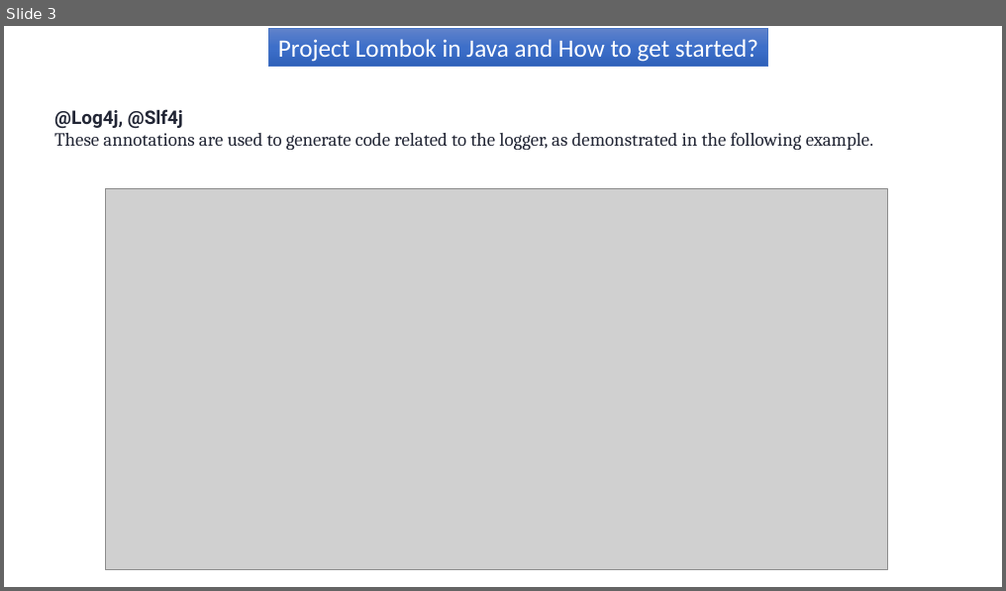
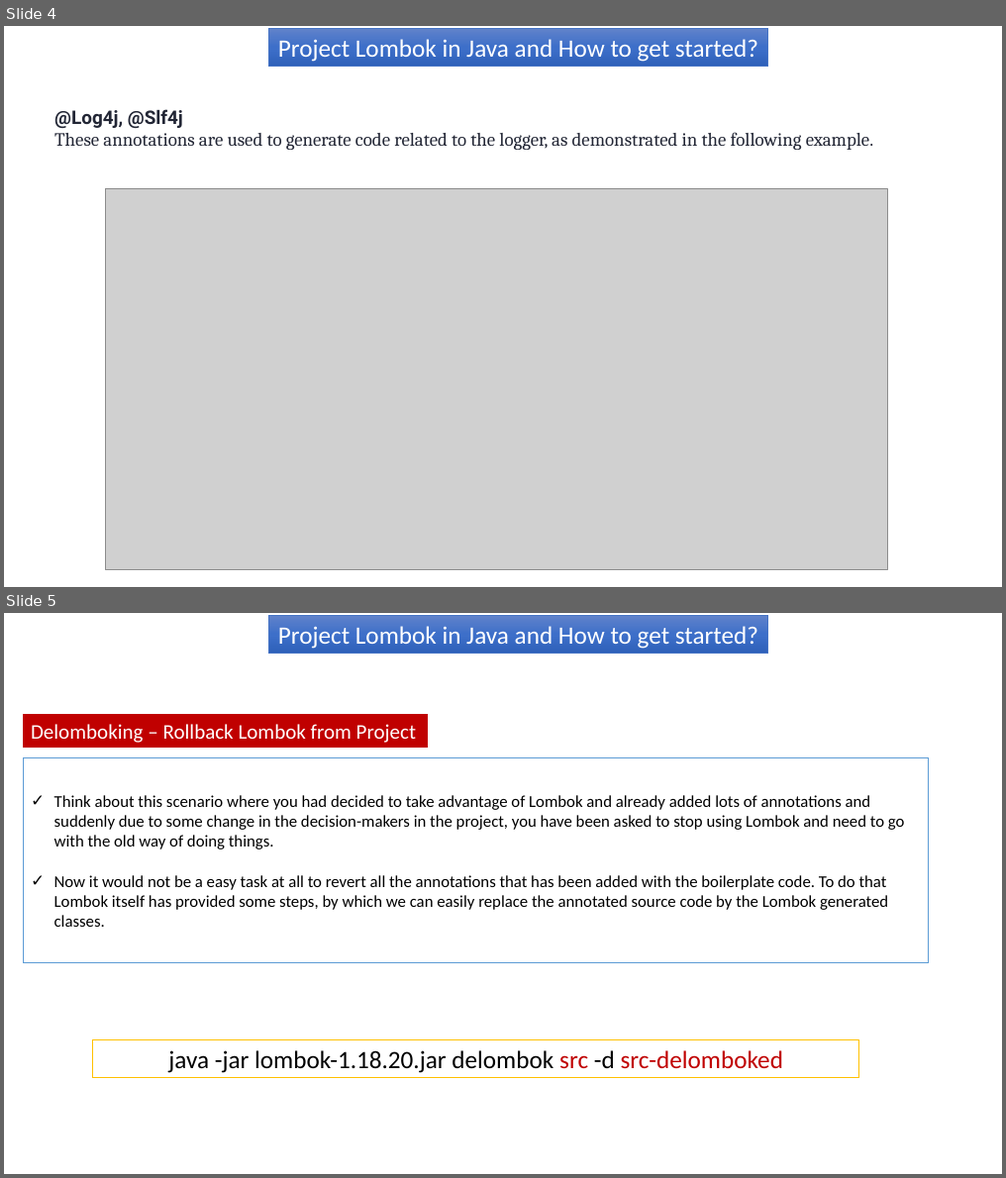
Before and after one commit to ramram43210/Java_2021, a slide deck: Java_2021/Project_Lombok_how_to-use/Project Lombok in Java and How to get started.pptx. Shown one above the other, each under a label of ours: slide 3 before the commit, slides 4 and 5 after it. The pictures are 1006x591 and 1006x1178 pixels, drawn with LibreOffice and Linux fonts; fonts in the diff are those of the drawing; grey boxes stand for pictures. Boxes give left, top, right and bottom in pixels: in the first picture for what was removed or moved away, otherwise in the second. Text is boxed around its words. In the diff, an @@ line names an element or a change of style, - is before the commit and + after.

```diff
--- a/Java_2021/Project_Lombok_how_to-use/Project Lombok in Java and How to get started.pptx
+++ b/Java_2021/Project_Lombok_how_to-use/Project Lombok in Java and How to get started.pptx
@@ slide 5 added at (4, 613, 1002, 1174), background #FFFFFF @@
@@ rectangle added at (269, 615, 768, 653), fill gradient #6183CB to #3E70CA to #3062BB, outline #4472C4 0.5 pt, 24 pt, text #FFFFFF @@
+Project Lombok in Java and How to get started?
@@ rectangle added at (24, 714, 427, 747), fill #C00000, outline #C00000 0.5 pt, 20 pt, text #FFFFFF @@
+Delomboking – Rollback Lombok from Project
@@ rectangle added at (24, 759, 929, 962), fill #FFFFFF, outline #5B9BD5 1 pt, 16 pt, text #000000 @@
+✓ Think about this scenario where you had decided to take advantage of Lombok and already added lots of annotations and suddenly due to some change in the decision-makers in the project, you have been asked to stop using Lombok and need to go with the old way of doing things.
+✓ Now it would not be a easy task at all to revert all the annotations that has been added with the boilerplate code. To do that Lombok itself has provided some steps, by which we can easily replace the annotated source code by the Lombok generated classes.
@@ rectangle added at (93, 1041, 859, 1078), fill #FFFFFF, outline #FFC000 1 pt, 24 pt, text #000000 @@
+java -jar lombok-1.18.20.jar delombok src -d src-delomboked
@@ what was slide 3 is now slide 4 @@
```
Also in this commit, not shown: 1 slide changed, 1 other slide added, 1 slide removed.
